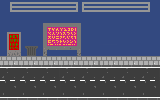
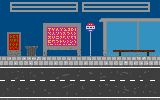
Comparing the layer stacks of the two 160px x 100px images. Changes:
painted on "GUI" over 0, 0, 160, 95
painted on "trashcan" over 0, 0, 160, 95
painted on "bg1" over 0, 0, 160, 95
painted on "bg2" over 0, 0, 160, 95
renamed "str2" to "str1 Merged", painted on it over 0, 0, 160, 95
removed layer "str1" from group "Group 3" over 0, 0, 160, 95
painted on "sky" over 0, 0, 160, 95
painted on "Background" over 0, 0, 160, 95
